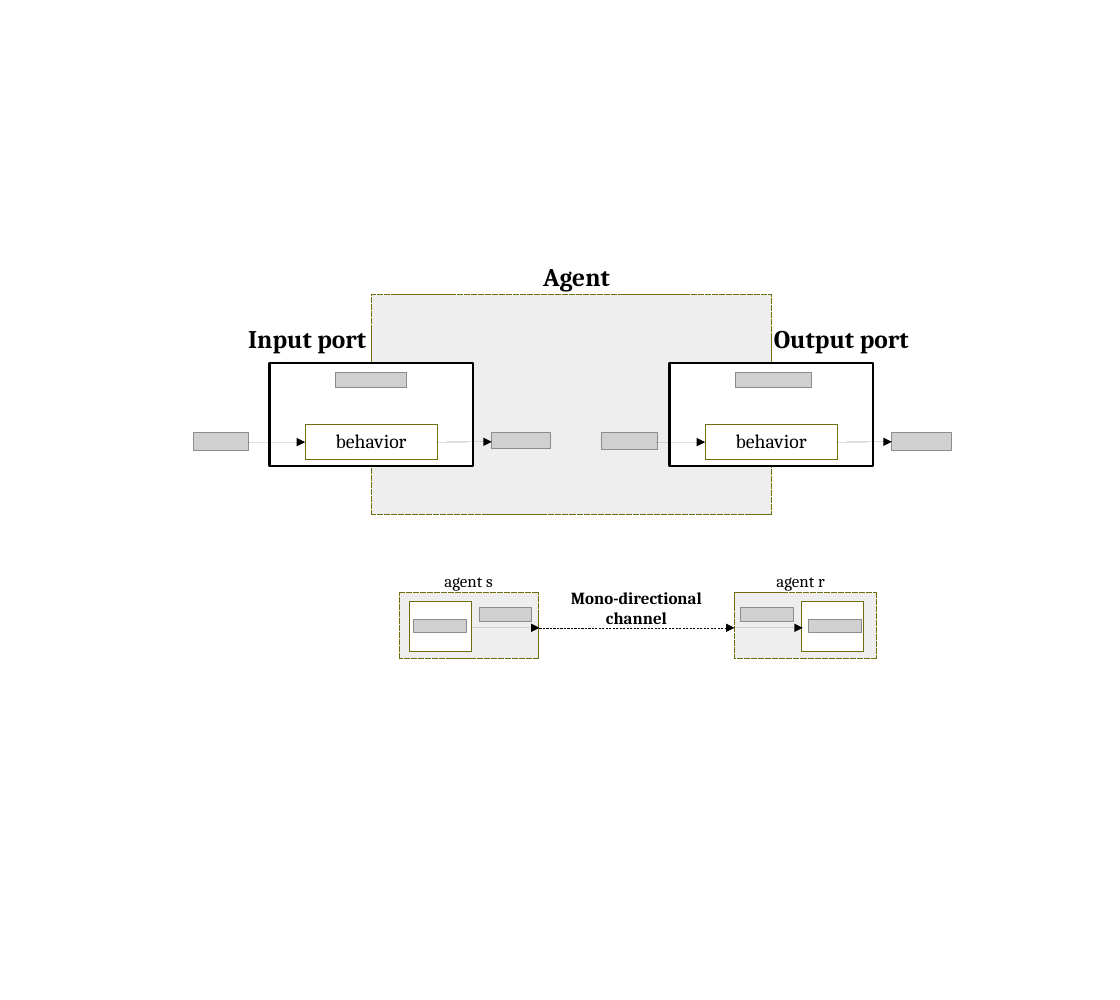
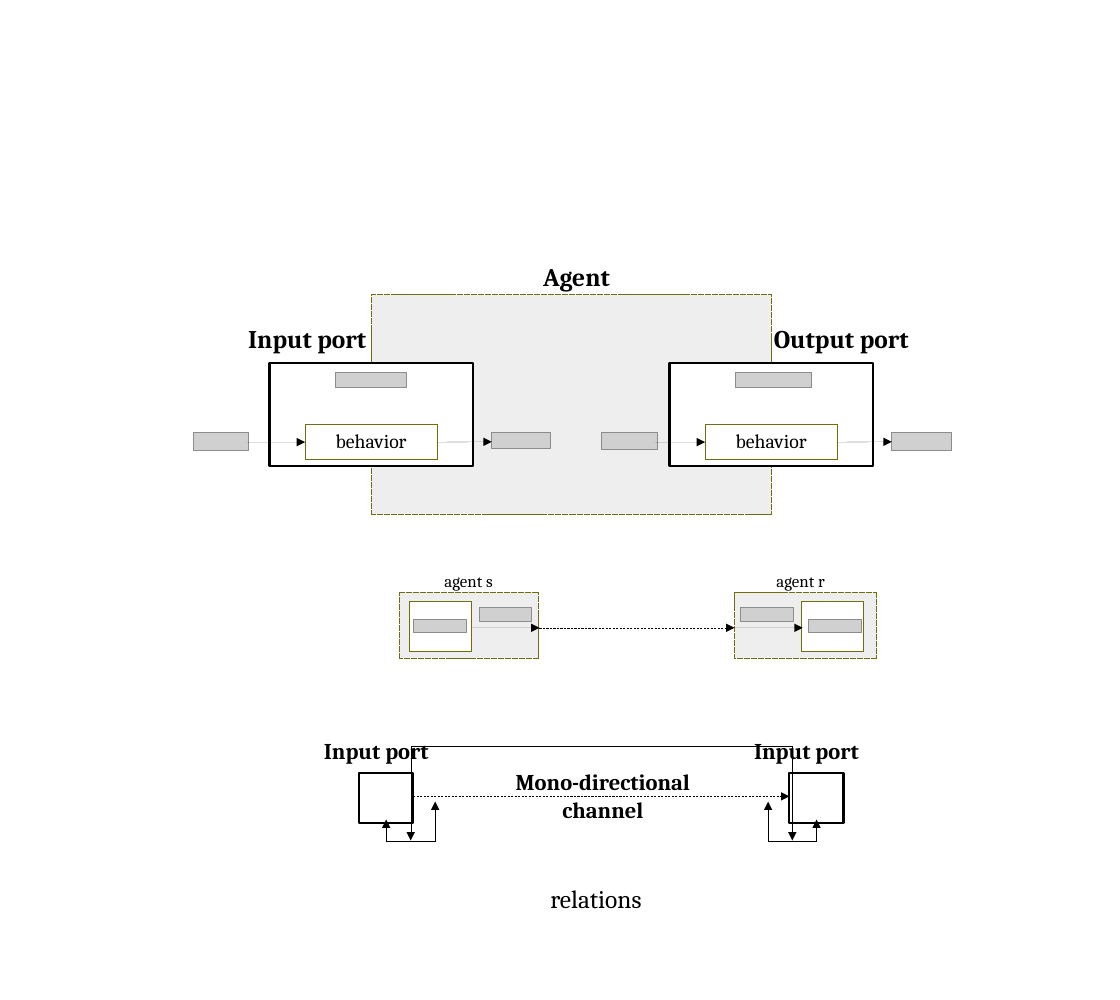
Before and after one commit to v-research/cybersecurity, a slide deck: slide 25 of images/v-research_images_v1.0.odp. Drawn at 1120x1000 pixels with LibreOffice and Linux fonts; fonts in the diff are those of the drawing; grey boxes stand for pictures. Boxes give left, top, right and bottom in pixels: in the first picture for what was removed or moved away, otherwise in the second. Text is boxed around its words. In the diff, an @@ line names an element or a change of style, - is before the commit and + after.

```diff
--- a/images/v-research_images_v1.0.odp
+++ b/images/v-research_images_v1.0.odp
@@ text added at <box>324,744,428,765</box>, 16 pt, text #000000, bold @@
+Input port
@@ text added at <box>754,744,858,765</box>, 16 pt, text #000000, bold @@
+Input port
@@ rectangle added at <box>360,773,414,823</box>, fill #FFFFFF, outline #000000 1.5 pt @@
@@ text "Mono-directional": place and size @@
-text "Mono-directional" at <box>571,592,702,629</box>
+text "Mono-directional" at <box>516,774,690,818</box>
@@ text "Mono-directional" at <box>516,774,690,818</box>: size 12 to 16 pt @@
@@ rectangle added at <box>790,773,844,823</box>, fill #FFFFFF, outline #000000 1.5 pt @@
@@ elbow double arrow added from (386, 820) to (435, 802), #000000 0 pt @@
@@ elbow double arrow added from (411, 841) to (793, 841), #000000 0 pt @@
@@ arrow added from (414, 797) to (790, 797), #000000 0 pt @@
@@ elbow double arrow added from (768, 802) to (817, 820), #000000 0 pt @@
@@ text added at <box>550,890,641,909</box>, 18 pt, text #000000 @@
+relations
```
Also in this commit, not shown: 1 other slide changed, 5 other files.
